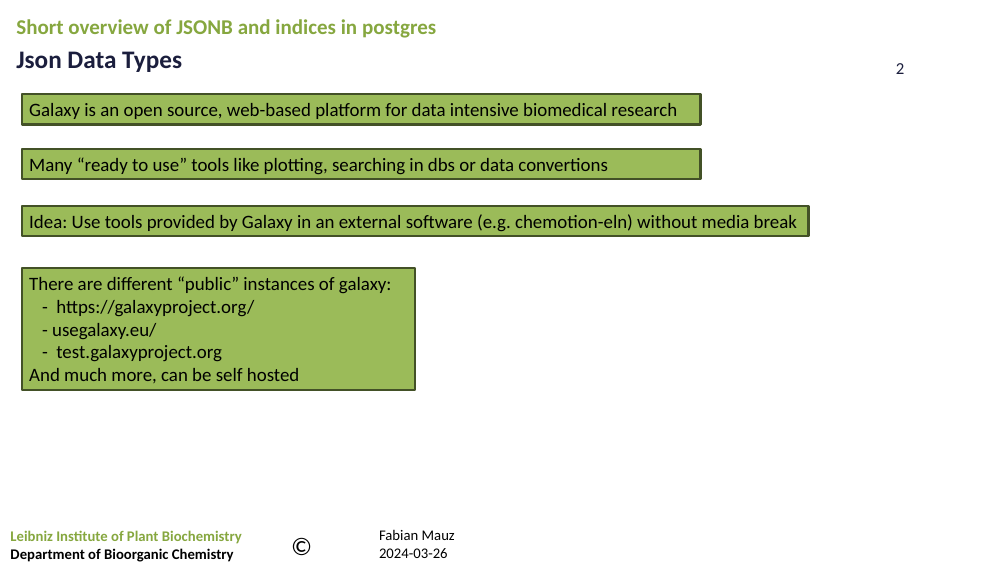
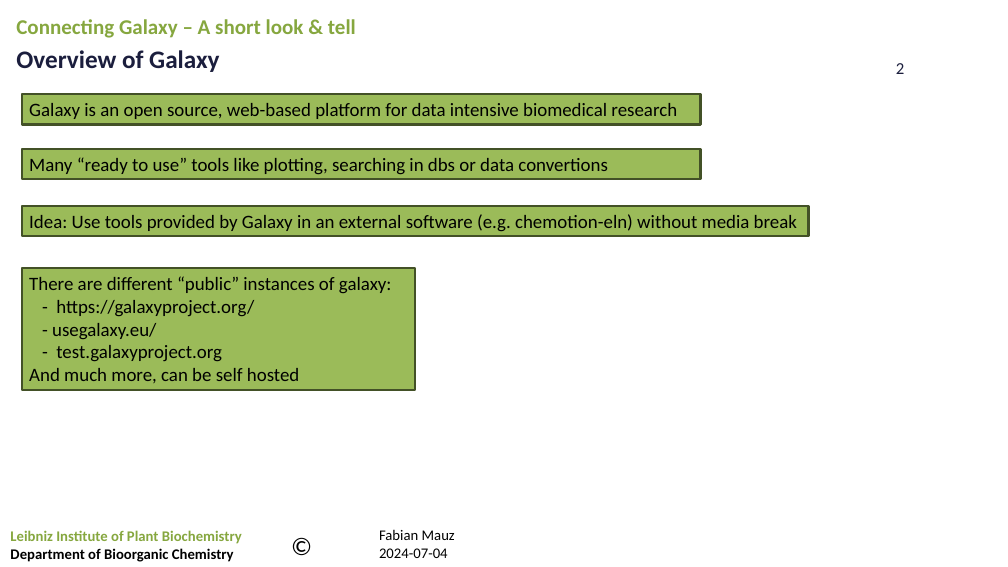
Before and after one commit to FabianMauz/ipb-talk-galaxy-api-20240704, a slide deck: slide 2 of talk/20240704_galaxy-api.pptx. Drawn at 1008x567 pixels with LibreOffice and Linux fonts; fonts in the diff are those of the drawing; background and template pictures are left out. Boxes give left, top, right and bottom in pixels: in the first picture for what was removed or moved away, otherwise in the second. Text is boxed around its words. In the diff, an @@ line names an element or a change of style, - is before the commit and + after.

```diff
--- a/talk/20240704_galaxy-api.pptx
+++ b/talk/20240704_galaxy-api.pptx
@@ text at [16, 19, 356, 38]: text changed @@
-Short overview of JSONB and indices in postgres
+Connecting Galaxy – A short look & tell
@@ text at [16, 50, 219, 72]: text changed @@
-Json Data Types
+Overview of Galaxy
@@ text at [379, 548, 448, 558]: text changed @@
-2024-03-26
+2024-07-04
```
Also in this commit, not shown: 8 other slides changed.
